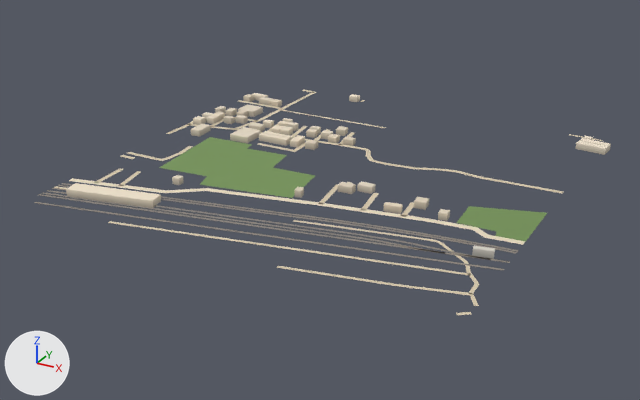
Before and after pictures for a commit that changed the glTF model public/assets/bengaluru-region-v1/tiles/t32_4-l0.glb.
Rendered twice from a 50 mm camera at (16699.0, 1385.0, 385.0) aimed at (16238.0, 2222.0, -33.0). The axes (+X, +Y, +Z) are drawn at lower left. The lights are the same throughout. The first picture is the older version.

Before the edit, the objects in view are built like this:
```python
me_building = bpy.data.meshes.new('building')
me_building.from_pydata(...)  # 400 vertices, 504 faces; spans x 3.0..515.0, y 31.0..497.0, z 0.0..8.0
me_building.materials.append(mat_building)
me_ground = bpy.data.meshes.new('ground')
me_ground.from_pydata(...)  # 664 vertices, 610 faces; spans x -3.0..502.0, y -2.0..503.0, z 1.0
me_ground.materials.append(mat_ground)
ob_building = bpy.data.objects.new('building', me_building)
ob_building.location = (16000.0, 2000.0, 0.0)
ob_ground = bpy.data.objects.new('ground', me_ground)
ob_ground.location = (16000.0, 2000.0, 0.0)
```
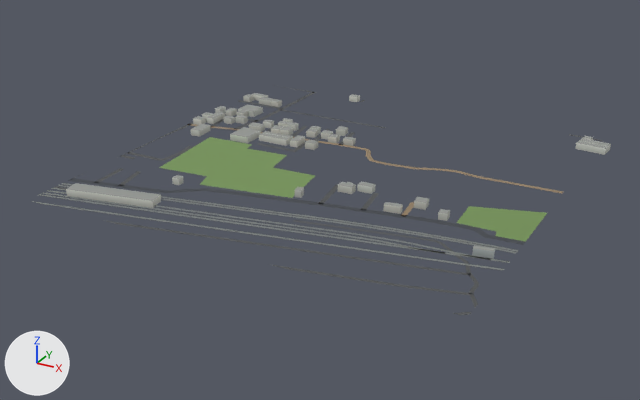
Boxes [x1, y1, x2, y2] around the edits, measured in the pictures (640 x 400 px; the box of a moved part takes in the faces that stretch with it):
'ground', reshaped: before [34, 90, 603, 315]; after [32, 85, 602, 315]
part 1 of me_building, recoloured: [66, 93, 611, 259] in both
part 2 of me_ground, reshaped: before [34, 90, 525, 315]; after [32, 85, 525, 315]
part 3 of me_ground, moved or reshaped: [238, 100, 563, 193] in both
part 4 of me_ground, recoloured: [40, 92, 517, 306] in both

What the commit changed:
me_building is used by ob_building; location (16000.0, 2000.0, 0.0).
me_building had 400 vertices, 504 faces and spanned x 3.0..515.0, y 31.0..497.0, z 0.0..8.0.
me_building now has 400 vertices, 608 faces and spans x 3.0..515.0, y 31.0..497.0, z 0.0..8.0.
me_building part 1: 504 kept faces spanning x 3.0..515.0, y 31.0..497.0, z 0.0..8.0 get new vertex colours.
Edits to the shape of me_building do not show in these pictures.
me_ground is used by ob_ground; location (16000.0, 2000.0, 0.0).
me_ground had 664 vertices, 610 faces and spanned x -3.0..502.0, y -2.0..503.0, z 1.0.
me_ground now has 693 vertices, 637 faces and spans x 0.0..500.0, y 0.0..500.0, z 1.0.
Part 2, on me_ground:
31 vertices are removed from x -3.0..501.0, y -2.0..503.0, z 1.0.
49 faces are deleted.
5 vertices in x 38.0..429.0, y 28.0..91.0, z 1.0 move by (-1.0, 0.0, 0.0).
4 vertices in x 73.0..260.0, y 26.0..32.0, z 1.0 move by (-14.0, -2.0, 0.0).
4 vertices in x 25.0..110.0, y 13.0..59.0, z 1.0 move by (-13.0, -2.0, 0.0).
4 vertices in x 126.0..296.0, y 20.0..43.0, z 1.0 move by (-11.0, -2.0, 0.0).
4 vertices in x 163.0..184.0, y 28.0..53.0, z 1.0 move by (-10.0, -2.0, 0.0).
4 vertices in x 293.0..404.0, y 57.0..74.0, z 1.0 move by (-5.0, -1.0, 0.0).
50 vertices move from x -2.0..502.0, y 12.0..288.0, z 1.0 to x 0.0..500.0, y 9.0..288.0, z 1.0.
52 vertices are added at x 0.0..500.0, y 0.0..500.0, z 1.0.
6 new vertices lie (-39.0, -8.0, 0.0) away from vertices in x 50.0..390.0, y 12.0..59.0, z 1.0.
74 new faces join them.
Part 3, on me_ground:
4 vertices are removed from x 38.0..469.0, y 295.0..411.0, z 1.0.
8 faces are deleted.
2 vertices move from x 439.0, y 295.0..301.0, z 1.0 to x 443.0, y 295.0..301.0, z 1.0.
6 vertices are added at (478.0, 296.0, 1.0), (5.0, 406.0, 1.0), (40.0, 405.0, 1.0), (478.0, 302.0, 1.0), (5.0, 412.0, 1.0), (40.0, 411.0, 1.0).
10 new faces join them.
me_ground part 4: 437 kept faces spanning x 0.0..500.0, y 9.0..500.0, z 1.0 get new vertex colours.
Other edits to the shape of me_ground do not show in these pictures.
